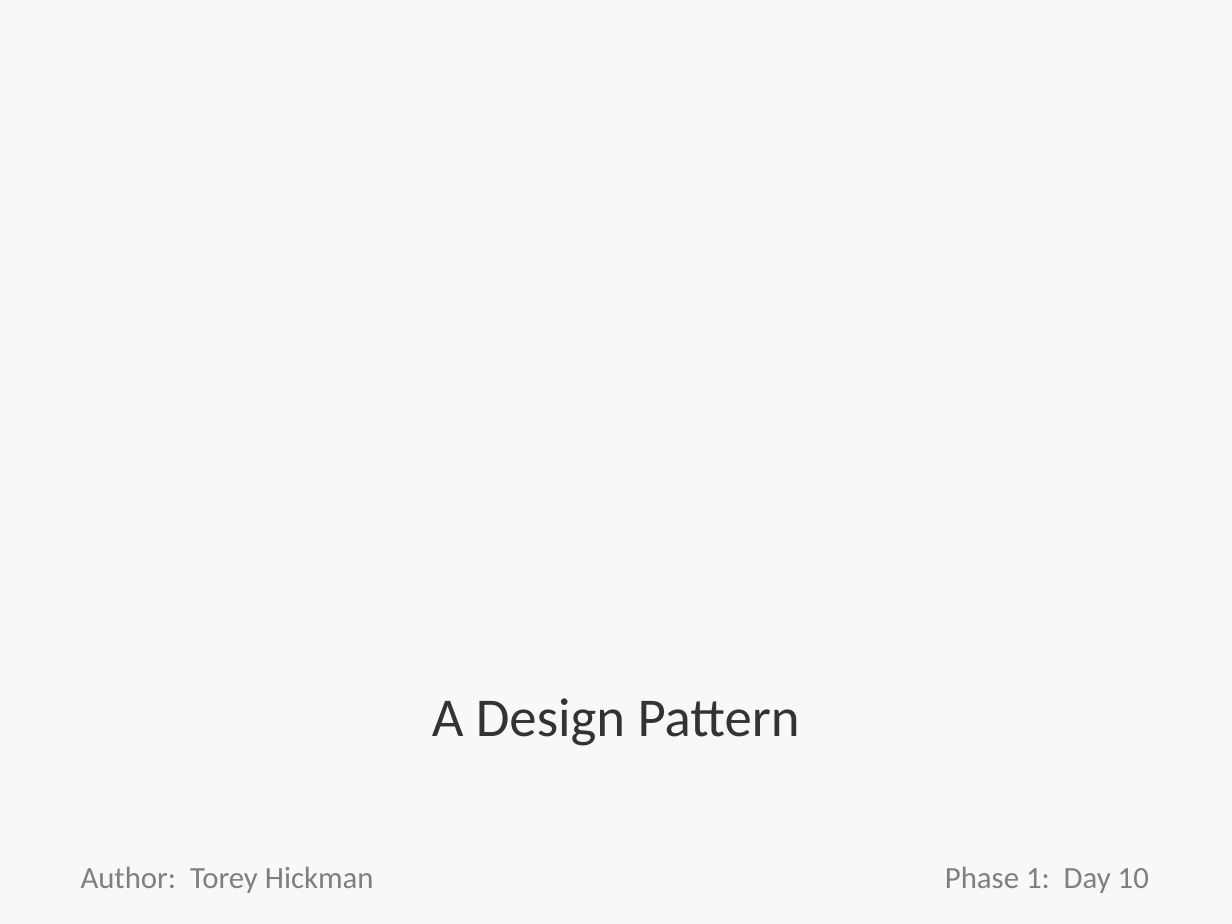
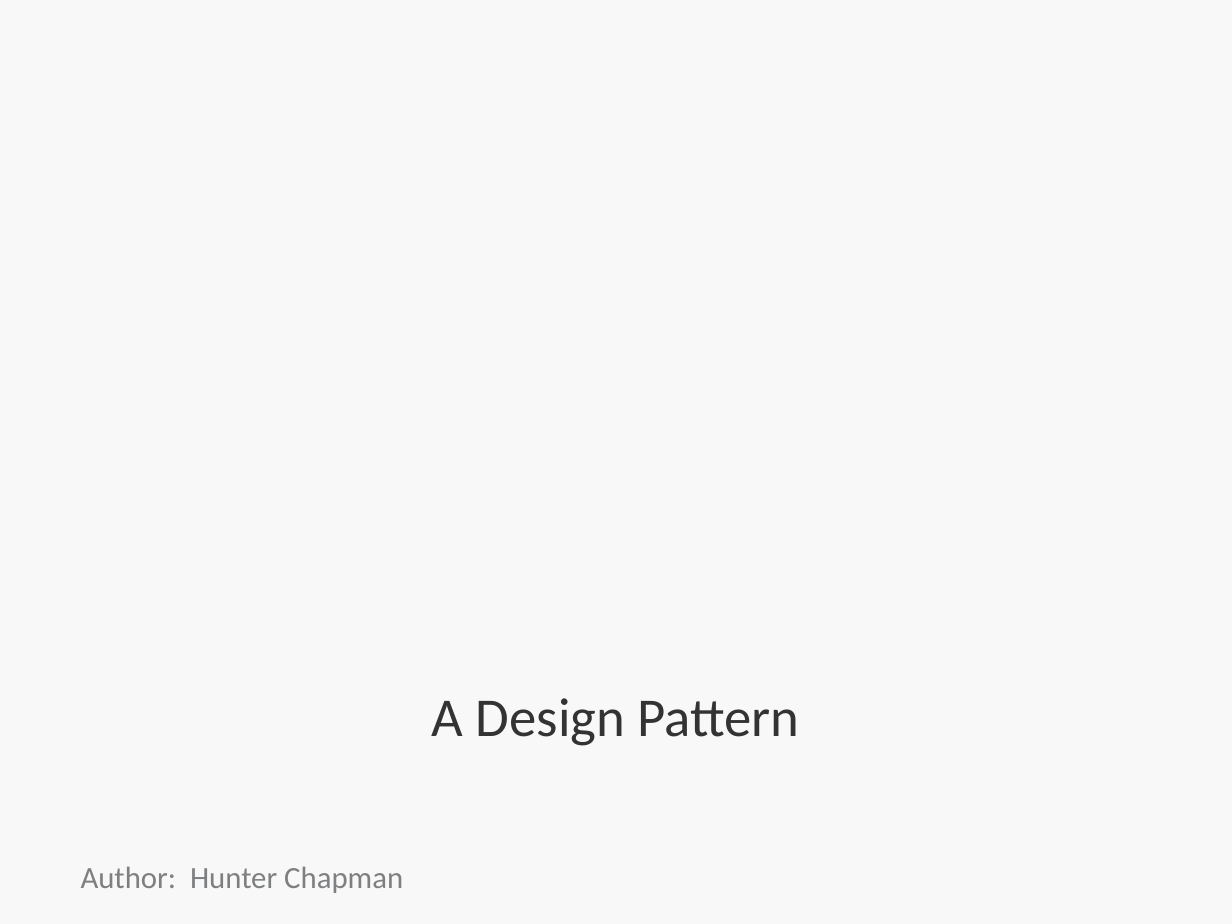
Before and after one commit to bootcoder/lectures, a slide deck: slide 1 of 1phase/ruby-mvc-single-res/HT-MVC.pptx. Drawn at 1232x924 pixels with LibreOffice and Linux fonts; fonts in the diff are those of the drawing; background and template pictures are left out. Boxes give left, top, right and bottom in pixels: in the first picture for what was removed or moved away, otherwise in the second. Text is boxed around its words. In the diff, an @@ line names an element or a change of style, - is before the commit and + after.

```diff
--- a/1phase/ruby-mvc-single-res/HT-MVC.pptx
+++ b/1phase/ruby-mvc-single-res/HT-MVC.pptx
@@ text at <box>81,866,403,893</box>: text changed @@
-Author: Torey Hickman
+Author: Hunter Chapman
@@ text removed at <box>945,866,1149,893</box> @@
-Phase 1: Day 10
```
Also in this commit, not shown: 2 other slides changed.
